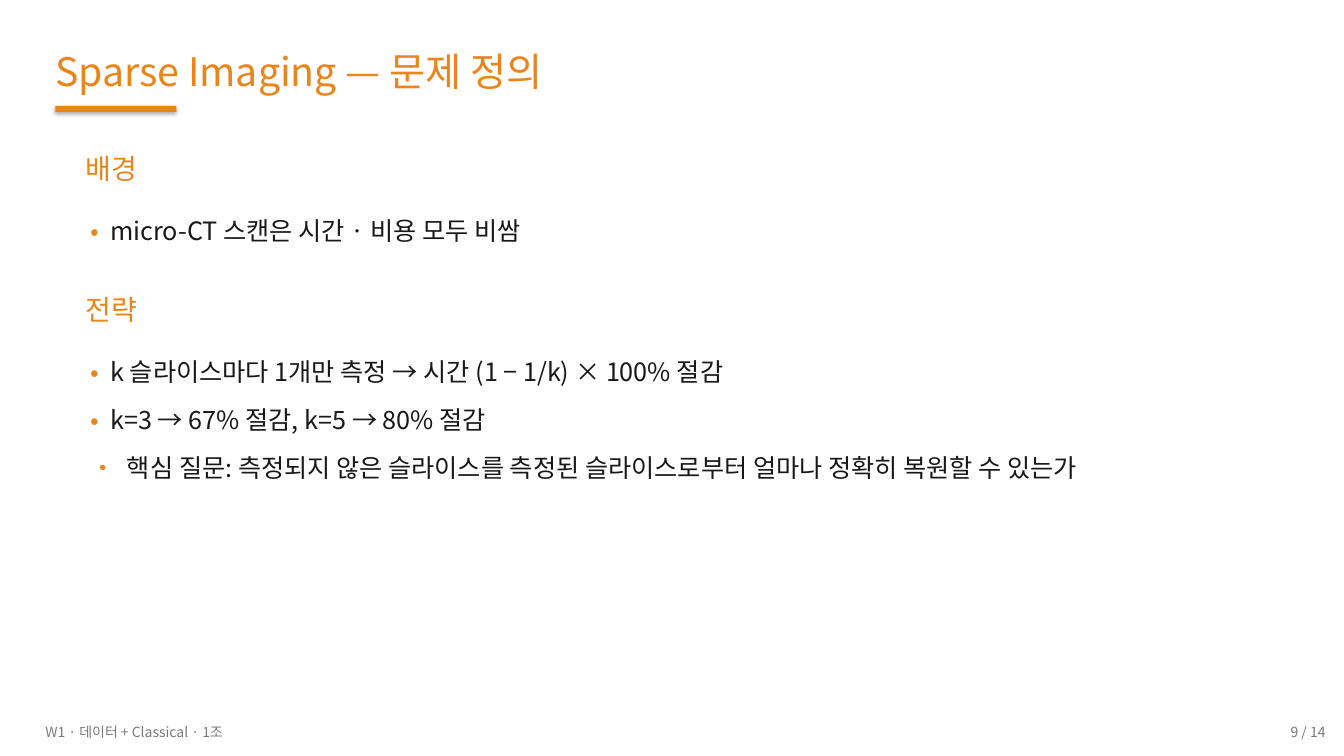
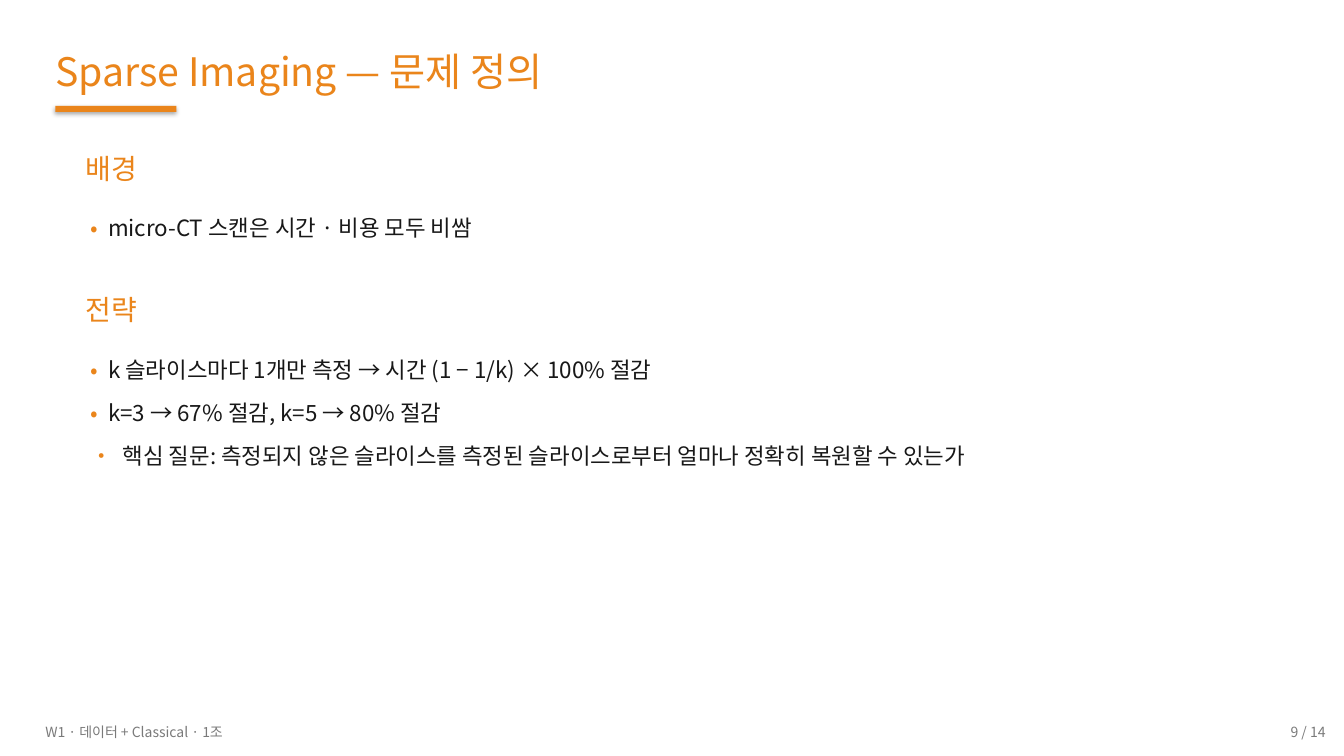
Before and after one commit to 01willy/Digital_rock_DL_Education, a slide deck: slide 9 of group1_advanced/week1/slides/W1_group1.pptx. Drawn at 1344x756 pixels with LibreOffice and Linux fonts; fonts in the diff are those of the drawing. Boxes give left, top, right and bottom in pixels: in the first picture for what was removed or moved away, otherwise in the second. Text is boxed around its words. In the diff, an @@ line names an element or a change of style, - is before the commit and + after.

Commit message:
Targeted fixes per user feedback batch 2
- 데모: "본 연구 모델 예측 범위" 카드 완전 제거
- 데모: errorCurve를 voxel mismatch ratio로 교체 (단조 증가 보장)
       absDphi는 binarize 후 비단조 가능 → 학생 직관 해침
- 데모: hero sub/캡션을 학생 직관용으로 단순화
- Try-it / 한 문장씩 관찰 / 학습 방식 셀 / tri-axis W1 잔여 / 정답 박스 / fork하여 — 모두 정조준 제거 (0건 grep 확인)
- handout/README의 학습 흐름(90분) 시간표 제거
- W1 g1 handout Isotropy 정의 부드럽게
- PPT 본문 폰트 19→17, 18→16 — 한국어 줄바꿈 안전성
- 세 축 슬라이스 figure를 CastleGate(불균질)로 + 다양한 인덱스 (z=80, y=200, x=50) — 시각 차이 명확
- helpers (dr_utils, model_utils) 깔끔한 docstring으로 재작성
- 데이터 인코딩 검증: BB φ=22% → pore=1, solid=0 확정

```diff
--- a/group1_advanced/week1/slides/W1_group1.pptx
+++ b/group1_advanced/week1/slides/W1_group1.pptx
@@ text "• micro-CT 스캔은 시간 · ..." at (x1=108, y1=217, x2=472, y2=238): size 18 to 16 pt @@
@@ text "• k 슬라이스마다 1개만 측정 ..." at (x1=108, y1=359, x2=965, y2=466): size 18 to 16 pt @@
```
Also in this commit, not shown: 5 other slides changed, 41 other files.
